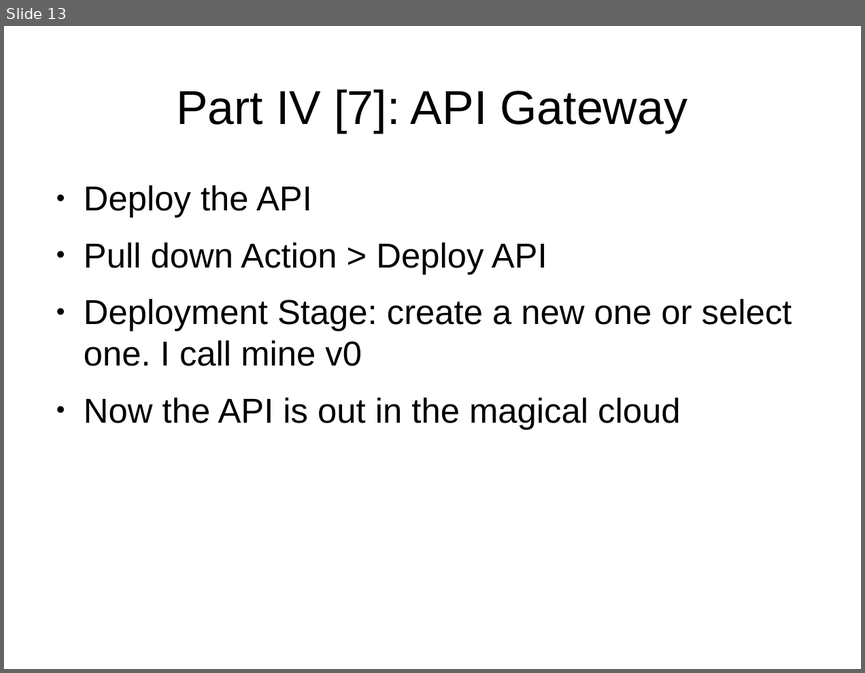
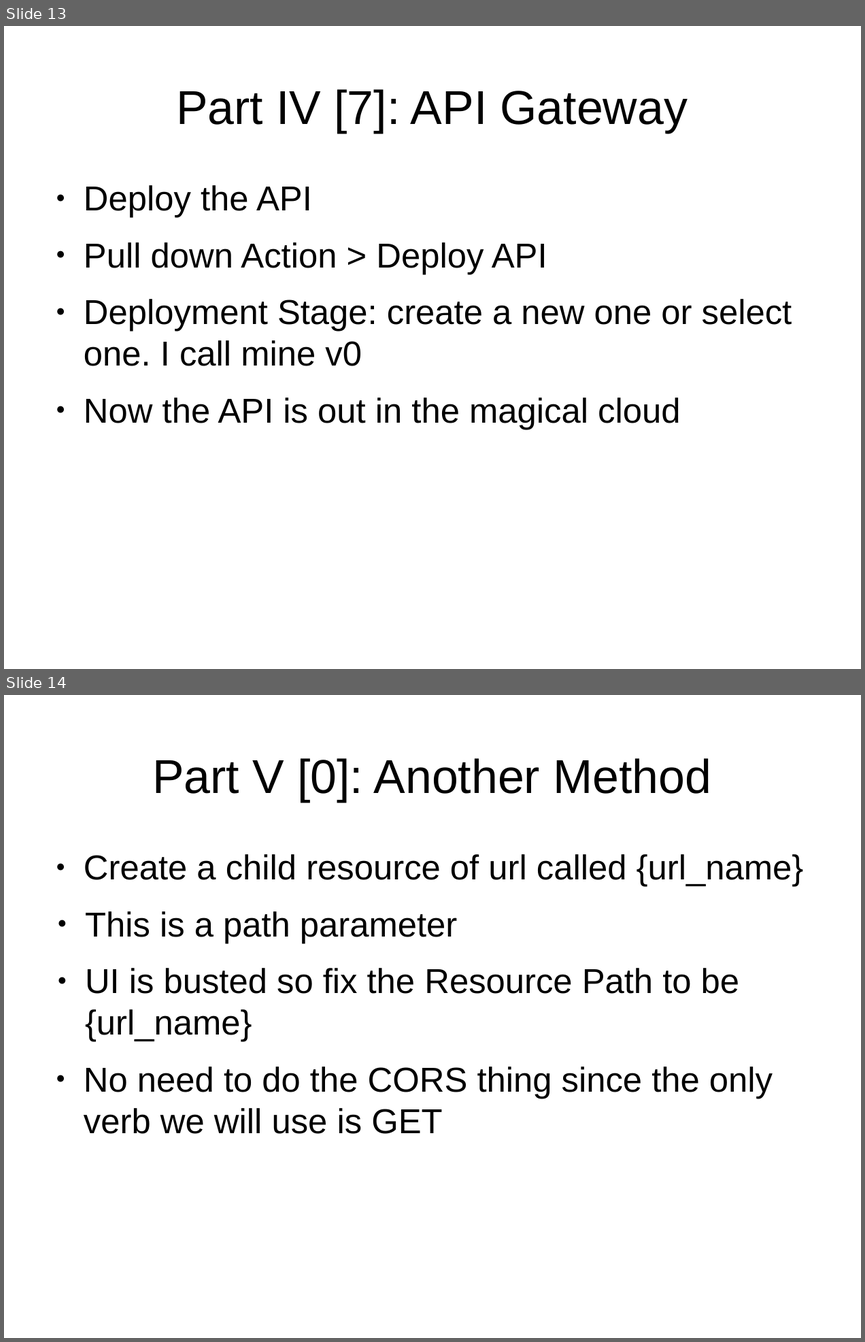
Before and after one commit to cmrsol/demo, a slide deck: api-gateway-how-to/API-GW_How-To.odp. Shown one above the other, each under a label of ours: slide 13 before the commit, slides 13 and 14 after it. The pictures are 865x673 and 865x1342 pixels, drawn with LibreOffice and Linux fonts; fonts in the diff are those of the drawing. Boxes give left, top, right and bottom in pixels: in the first picture for what was removed or moved away, otherwise in the second. Text is boxed around its words. In the diff, an @@ line names an element or a change of style, - is before the commit and + after.

```diff
--- a/api-gateway-how-to/API-GW_How-To.odp
+++ b/api-gateway-how-to/API-GW_How-To.odp
@@ slide 14 added at <box>4,695,861,1338</box>, background #FFFFFF @@
@@ title added at <box>152,758,711,802</box>, 44 pt, text #000000 @@
+Part V [0]: Another Method
@@ text added at <box>84,854,804,1134</box>, 32 pt, text #000000 @@
+● Create a child resource of url called {url_name}
+● This is a path parameter
+● UI is busted so fix the Resource Path to be {url_name}
+● No need to do the CORS thing since the only verb we will use is GET
```
Also in this commit, not shown: 1 slide changed, 6 other slides added, 1 other file.
